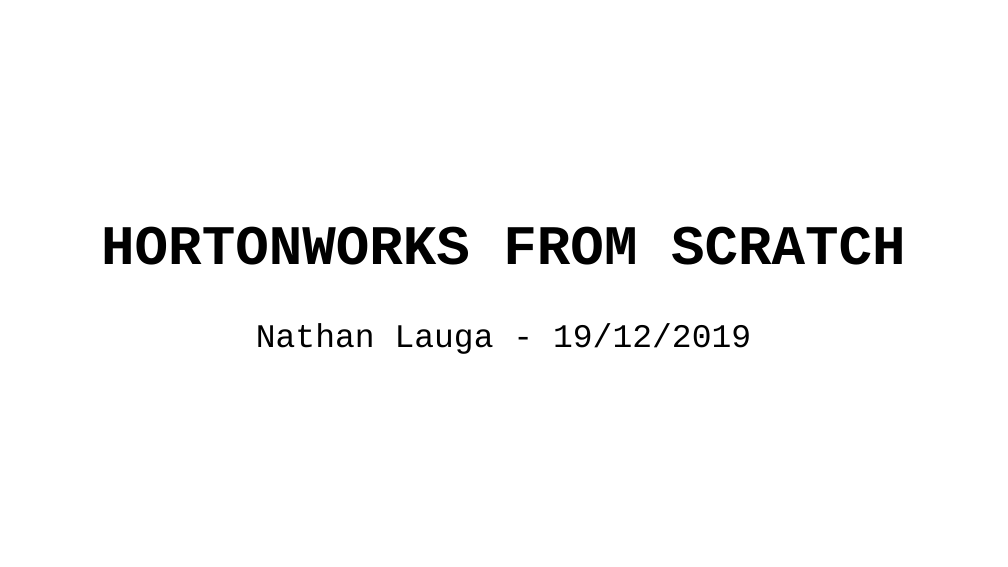
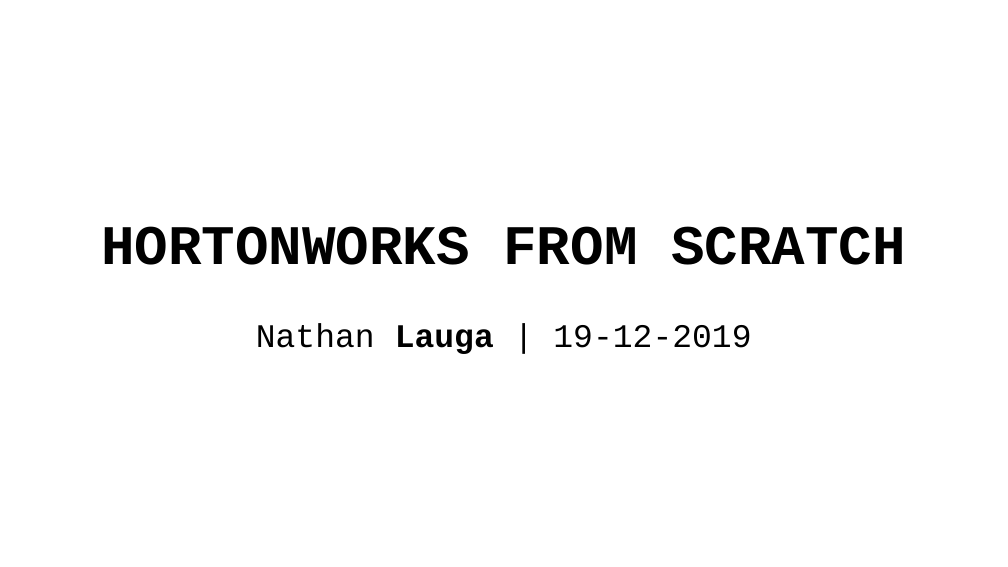
Before and after one commit to Nathanlauga/aws-hdp3.1.4-cluster, a slide deck: slide 1 of presentation.odp. Drawn at 1008x567 pixels with LibreOffice and Linux fonts; fonts in the diff are those of the drawing. Boxes give left, top, right and bottom in pixels: in the first picture for what was removed or moved away, otherwise in the second. Text is boxed around its words. In the diff, an @@ line names an element or a change of style, - is before the commit and + after.

```diff
--- a/presentation.odp
+++ b/presentation.odp
@@ subtitle at (x1=256, y1=323, x2=751, y2=354): text changed @@
-Nathan Lauga - 19/12/2019
+Nathan Lauga | 19-12-2019
```
Also in this commit, not shown: 1 other slide changed, 13 slides added, 10 other files.
